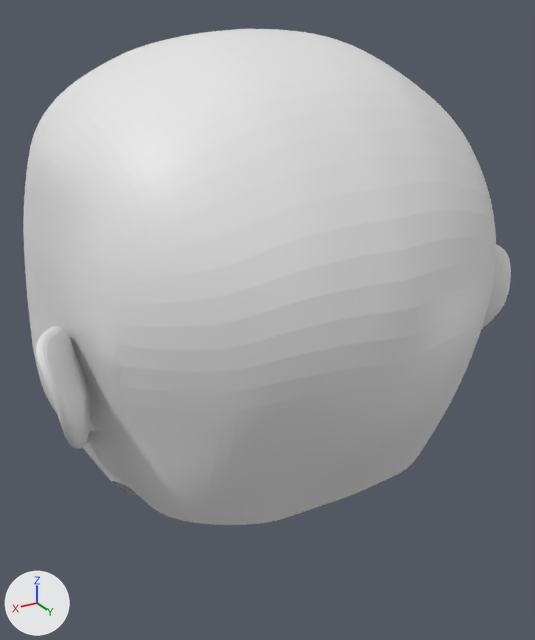
A saved change to the Blender file anela2.blend.
Camera for both pictures: a 50 mm camera at (1.77, 3.43, 0.91) aimed at (-0.09, 0.34, -0.64). The axes (+X, +Y, +Z) are drawn at lower left. The lights are the same throughout.
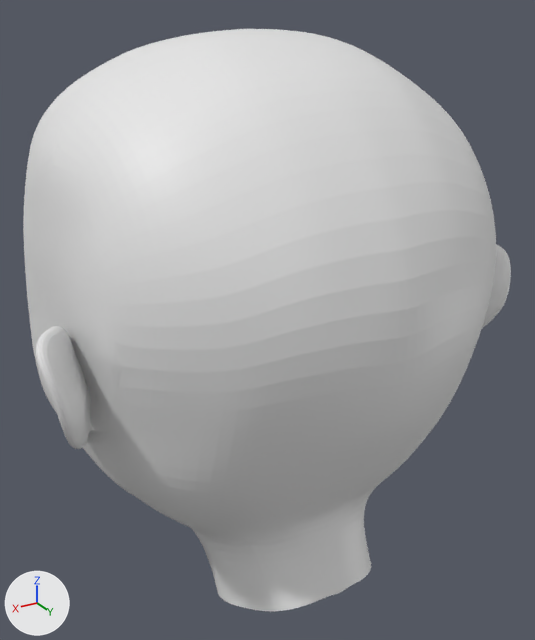
Commit message: made neck for anela2

What the commit changed:
me_plane is used by ob_plane; location (0.0, 0.0, -1.207); rotation (1.569, 0.0, 0.0), in degrees (90, 0, 0); scale (0.102, 0.102, 0.102).
me_plane had 407 vertices, 376 faces, 1 loose edge and spanned x -12.2..0.0, y -6.5..19.6, z -15.2..9.7.
me_plane now has 452 vertices, 420 faces, 1 loose edge and spans x -12.2..0.0, y -9.6..19.6, z -15.2..9.7.
Part 1, on me_plane:
8 vertices move from x -8.2..0.0, y -5.4..0.7, z -11.4..-1.4 to x -8.2..0.0, y -5.0..0.4, z -11.3..-0.9.
38 vertices are added at x -7.5..0.0, y -9.6..-0.9, z -11.5..-2.1.
7 new vertices lie (0.0, 1.2, 0.6) away from vertices in x -4.1..-1.7, y -9.4..-5.8, z -11.2..-4.0.
44 new faces join them.

Pixel boxes [x1, y1, x2, y2] of what changed, in the pictures (535 x 640 px):
'Plane', reshaped (17% taller)
    before: [23, 29, 511, 525]
    after: [23, 29, 511, 611]
part 1 of me_plane, built on
    before: [108, 418, 442, 525]
    after: [105, 420, 439, 611]
